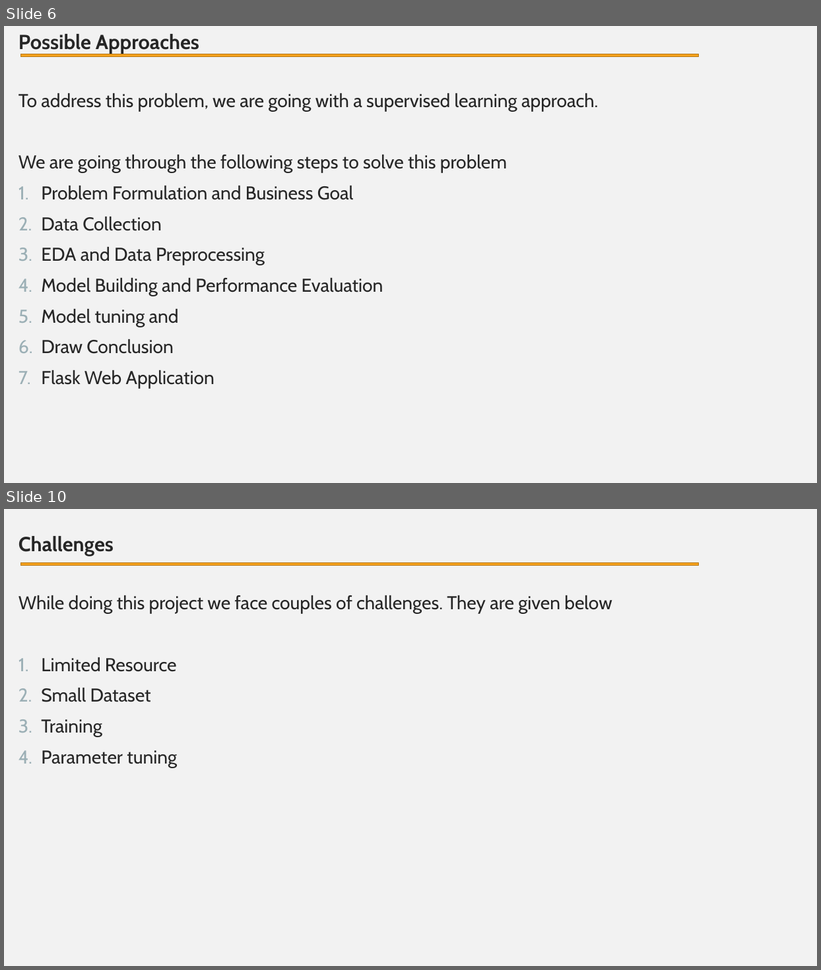
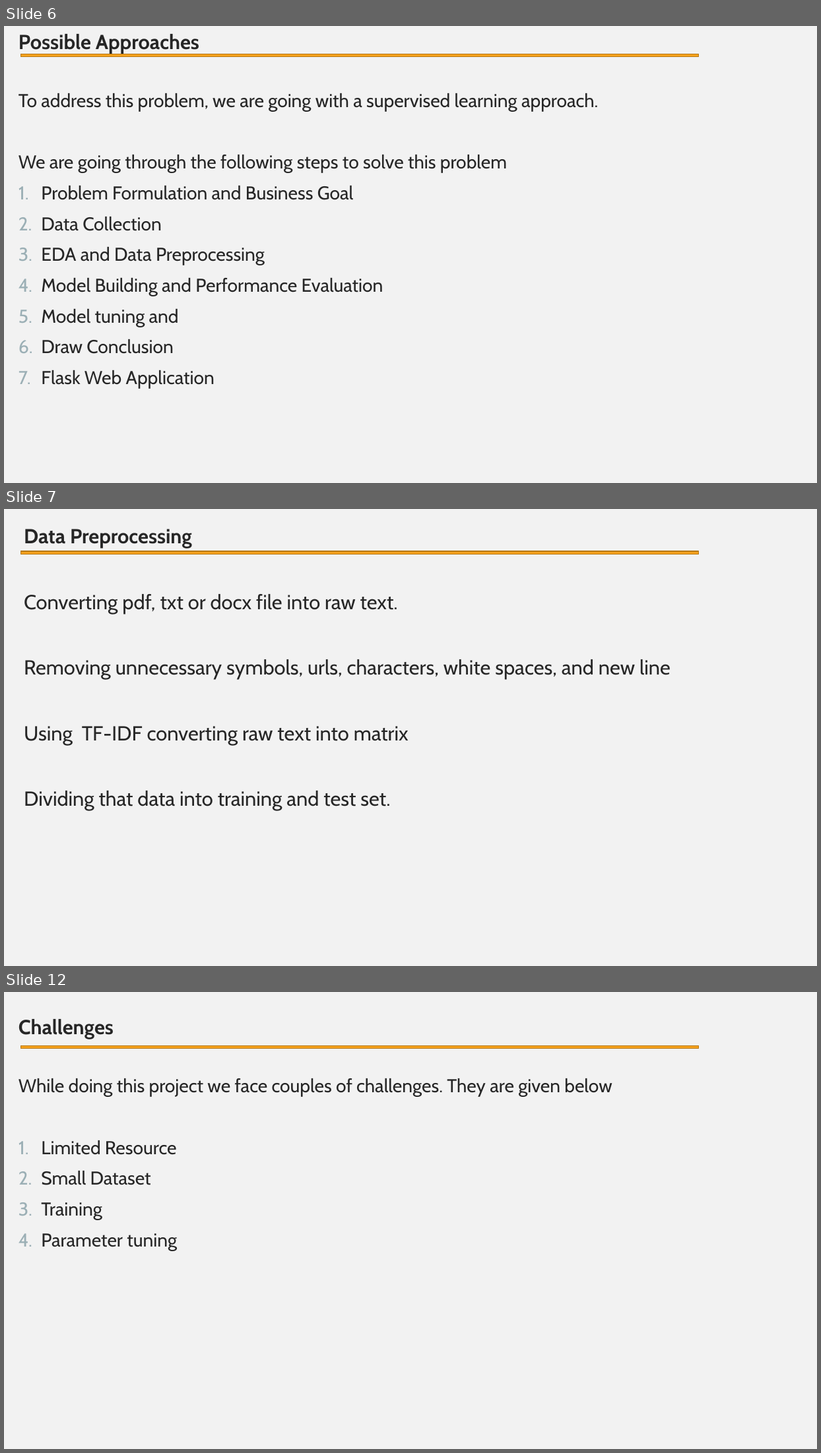
Before and after one commit to KhageshorGiri/ResumeParser, a slide deck: Resume_Parser.pptx. Shown one above the other, each under a label of ours: slides 6 and 10 before the commit, slides 6, 7 and 12 after it; the slides between them are not shown. The pictures are 821x970 and 821x1453 pixels, drawn with LibreOffice and Linux fonts; fonts in the diff are those of the drawing. Boxes give left, top, right and bottom in pixels: in the first picture for what was removed or moved away, otherwise in the second. Text is boxed around its words. In the diff, an @@ line names an element or a change of style, - is before the commit and + after.

```diff
--- a/Resume_Parser.pptx
+++ b/Resume_Parser.pptx
@@ slide 7 added at [4,509,817,966], background #F2F2F2 @@
@@ text added at [24,529,671,811], 24 pt, text #262626 @@
+Data Preprocessing
+Converting pdf, txt or docx file into raw text.
+Removing unnecessary symbols, urls, characters, white spaces, and new line
+Using TF-IDF converting raw text into matrix
+Dividing that data into training and test set.
@@ rectangle added at [20,551,699,554], fill #F6A21D, outline #B67815 1 pt @@
@@ what was slide 10 is now slide 12 @@
```
Also in this commit, not shown: 3 slides changed, 1 other slide added, 1 slide removed, 1 other file.
